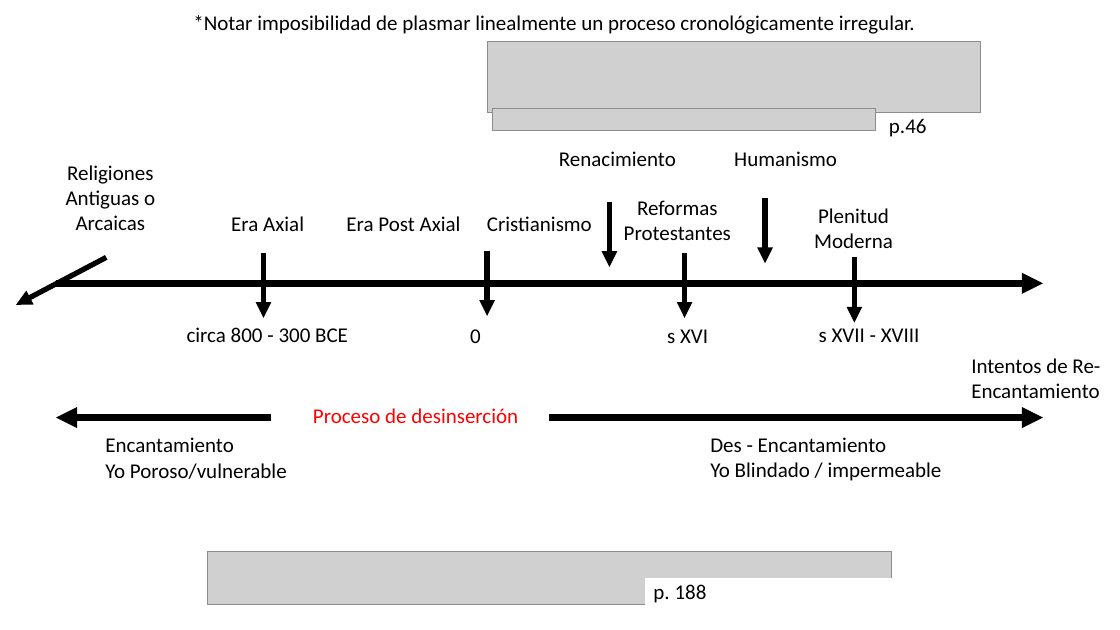
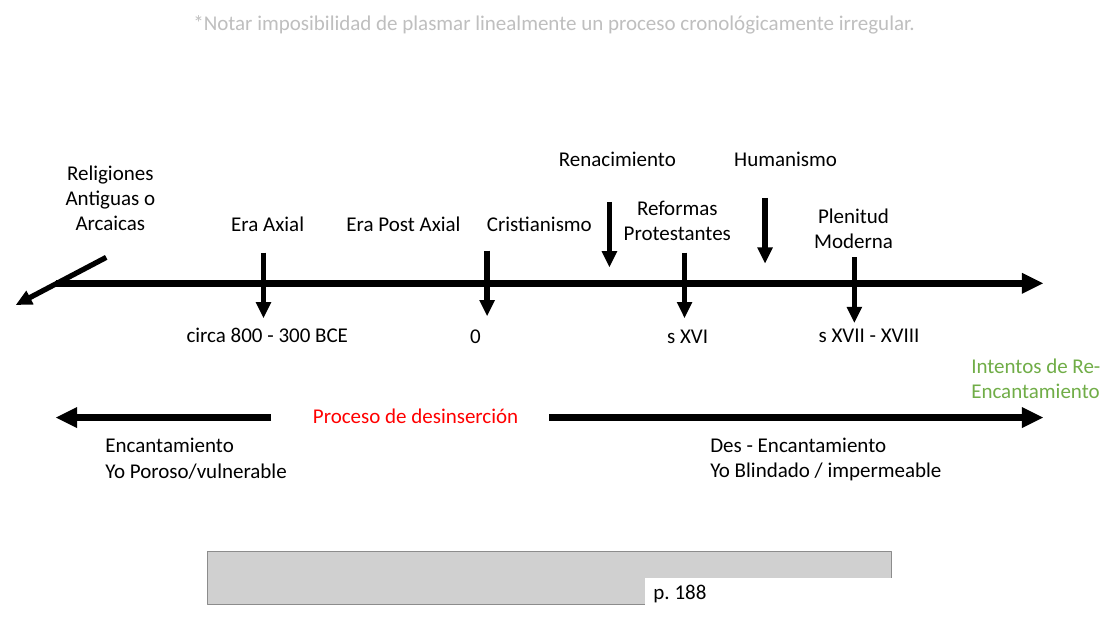
Before and after one commit to zaboltar/zaboltar.github.io, a slide deck: slide 9 of assets uarm/2023 2 UarmPCrit/Taylor - Era Secular 3 y 5.pptx. Drawn at 1120x630 pixels with LibreOffice and Linux fonts; fonts in the diff are those of the drawing; grey boxes stand for pictures. Boxes give left, top, right and bottom in pixels: in the first picture for what was removed or moved away, otherwise in the second. Text is boxed around its words. In the diff, an @@ line names an element or a change of style, - is before the commit and + after.

```diff
--- a/assets uarm/2023 2 UarmPCrit/Taylor - Era Secular 3 y 5.pptx
+++ b/assets uarm/2023 2 UarmPCrit/Taylor - Era Secular 3 y 5.pptx
@@ text "*Notar imposibilidad de plasmar linealmente ..." at [193, 15, 915, 33]: text colour #000000 to #BFBFBF @@
@@ picture removed at [487, 41, 981, 113] @@
@@ picture removed at [493, 108, 875, 130] @@
@@ text removed at [889, 118, 927, 137] @@
-p.46
@@ text "Intentos de Re-Encantamiento" at [971, 358, 1100, 398]: text colour #000000 to #70AD47 @@
```
Also in this commit, not shown: 13 other slides changed, 1 slide added, 1 slide removed, 7 other files.
